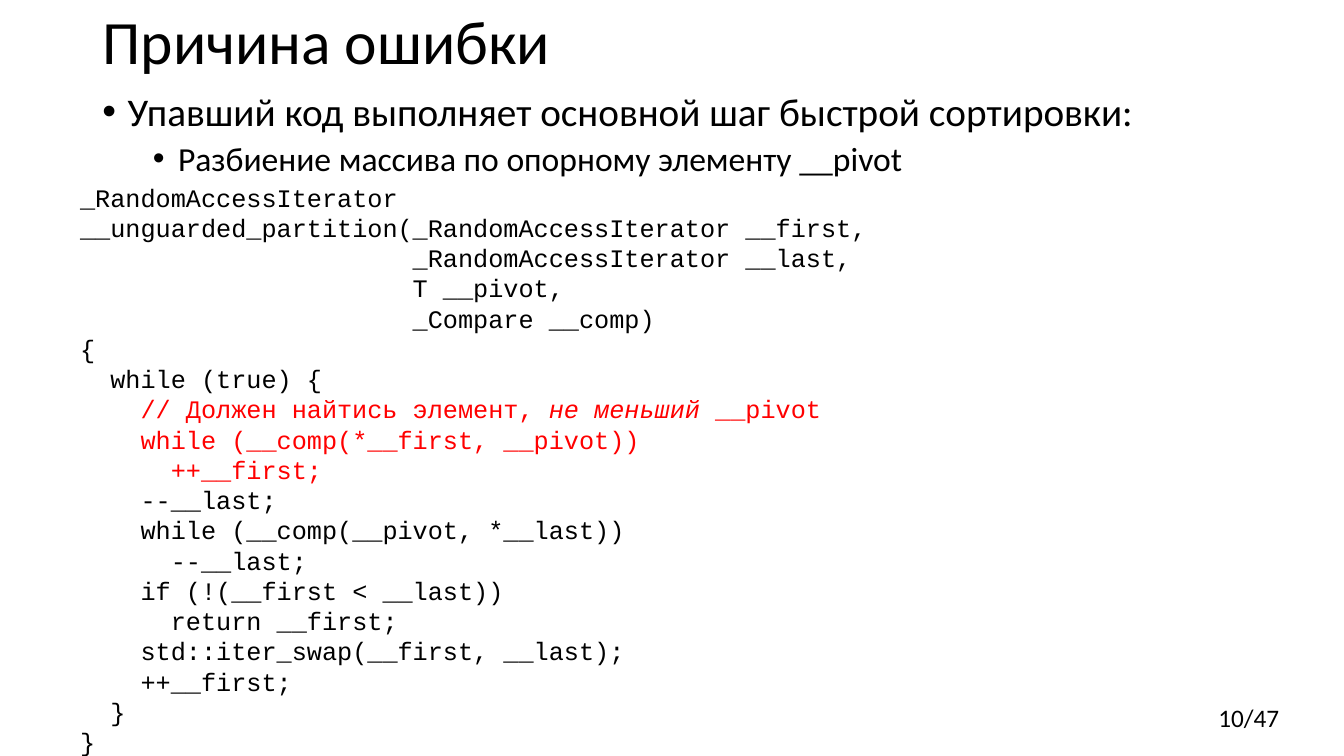
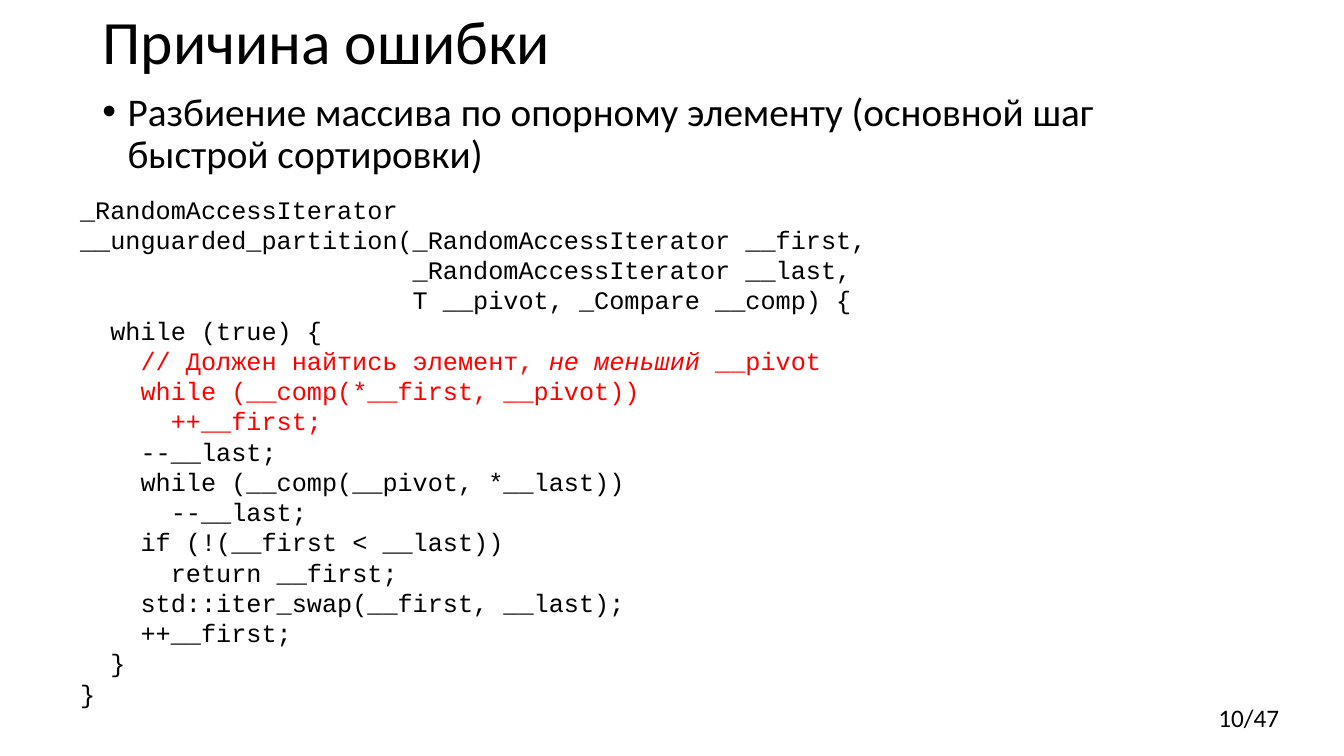
Before and after one commit to yugr/CppRussia, a slide deck: slide 10 of 2023/RU.pptx. Drawn at 1344x756 pixels with LibreOffice and Linux fonts; fonts in the diff are those of the drawing. Boxes give left, top, right and bottom in pixels: in the first picture for what was removed or moved away, otherwise in the second. Text is boxed around its words. In the diff, an @@ line names an element or a change of style, - is before the commit and + after.

```diff
--- a/2023/RU.pptx
+++ b/2023/RU.pptx
@@ text at [128,97,1094,175]: text changed @@
-• Упавший код выполняет основной шаг быстрой сортировки:
-  • Разбиение массива по опорному элементу __pivot
+• Разбиение массива по опорному элементу (основной шаг быстрой сортировки)
@@ text "_RandomAccessIterator": place and size @@
-text "_RandomAccessIterator" at [80,188,866,696]
+text "_RandomAccessIterator" at [80,200,866,647]
@@ text at [413,291,821,315]: text changed @@
-T __pivot,
-_Compare __comp)
-{
+T __pivot, _Compare __comp) {
```
Also in this commit, not shown: 17 other slides changed, 3 slides added.
